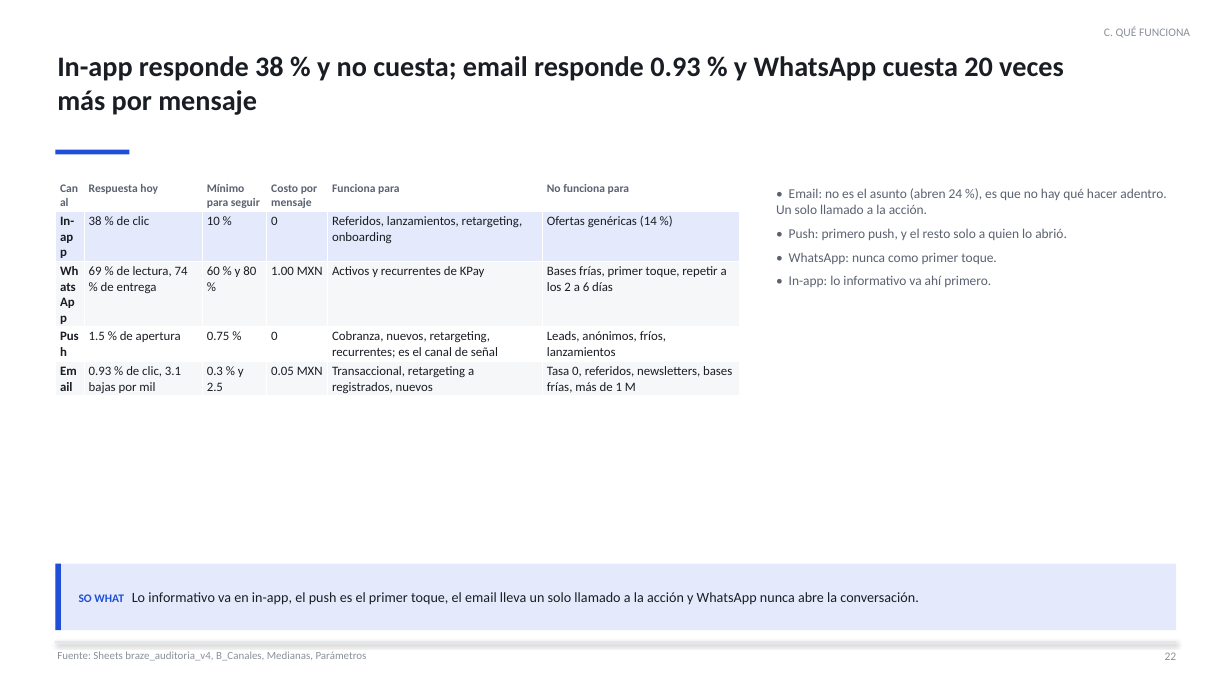
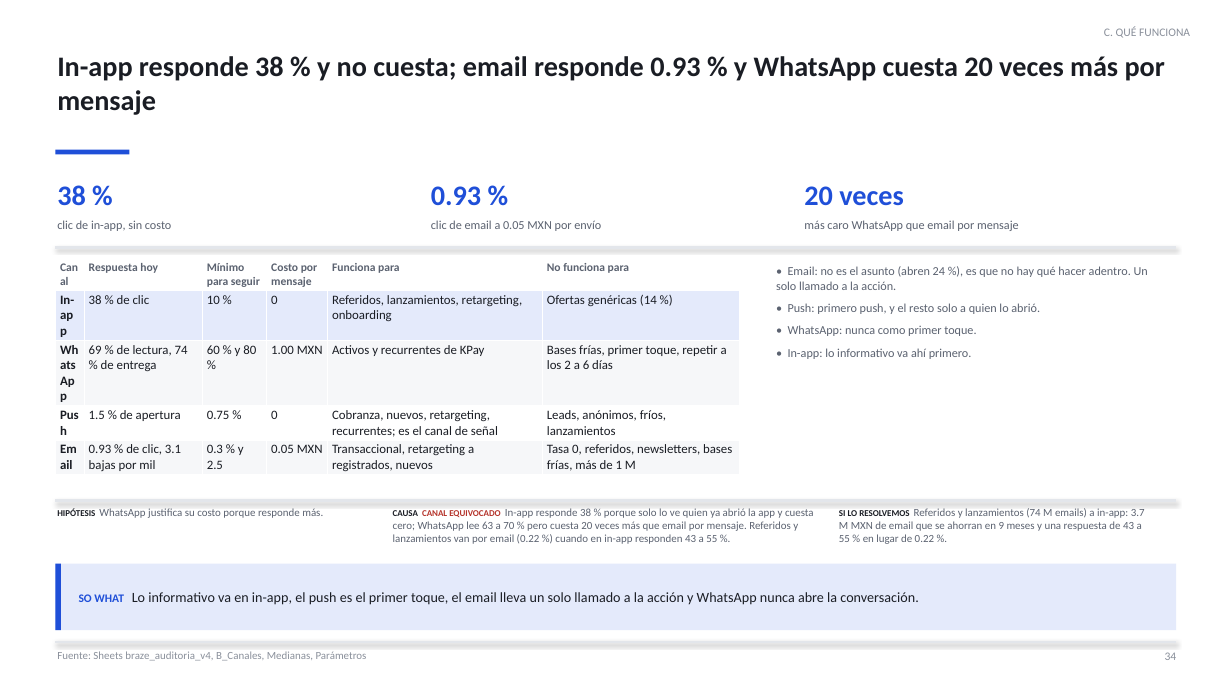
Before and after one commit to dvillasisr-lab/claude, a slide deck: slide 34 of braze-analysis/deck/BRAZE_KUESKI_DECK.pptx (slide 22 before the commit). Drawn at 1232x693 pixels with LibreOffice and Linux fonts; fonts in the diff are those of the drawing. Boxes give left, top, right and bottom in pixels: in the first picture for what was removed or moved away, otherwise in the second. Text is boxed around its words. In the diff, an @@ line names an element or a change of style, - is before the commit and + after.

```diff
--- a/braze-analysis/deck/BRAZE_KUESKI_DECK.pptx
+++ b/braze-analysis/deck/BRAZE_KUESKI_DECK.pptx
@@ text "In-app responde 38 % y ..." rewrapped from (57,56,1064,115) to (57,56,1165,115) @@
@@ text added at (57,185,86,206), 22 pt, text #1F4FD8, bold @@
+38 %
@@ text added at (431,186,481,205), 22 pt, text #1F4FD8, bold @@
+0.93 %
@@ text added at (804,186,903,205), 22 pt, text #1F4FD8, bold @@
+20 veces
@@ text added at (57,220,171,231), 9.5 pt, text #5B6270 @@
+clic de in-app, sin costo
@@ text added at (431,220,601,231), 9.5 pt, text #5B6270 @@
+clic de email a 0.05 MXN por envío
@@ text added at (804,220,1019,231), 9.5 pt, text #5B6270 @@
+más caro WhatsApp que email por mensaje
@@ table: place and size @@
-table at (55,180,739,397)
+table at (55,259,739,475)
@@ line added from (55, 248) to (1177, 248), #E3E6EB 2 pt @@
@@ text "• Email: no es el ...": place and size @@
-text "• Email: no es el ..." at (776,188,1166,287)
+text "• Email: no es el ..." at (776,266,1148,359)
@@ text "• Email: no es el ..." at (776,266,1148,359): size 10.5 to 9.5 pt @@
@@ line added from (55, 501) to (1177, 501), #E3E6EB 2 pt @@
@@ text added at (57,508,323,518), 8.5 pt, text #5B6270 @@
+HIPÓTESIS WhatsApp justifica su costo porque responde más.
@@ text added at (393,508,814,544), 8.5 pt, text #5B6270 @@
+CAUSA CANAL EQUIVOCADO In-app responde 38 % porque solo lo ve quien ya abrió la app y cuesta cero; WhatsApp lee 63 a 70 % pero cuesta 20 veces más que email por mensaje. Referidos y lanzamientos van por email (0.22 %) cuando en in-app responden 43 a 55 %.
@@ text added at (839,508,1145,544), 8.5 pt, text #5B6270 @@
+SI LO RESOLVEMOS Referidos y lanzamientos (74 M emails) a in-app: 3.7 M MXN de email que se ahorran en 9 meses y una respuesta de 43 a 55 % en lugar de 0.22 %.
@@ text at (1165,652,1177,660): text changed @@
-22
+34
```
Also in this commit, not shown: 44 other slides changed, 20 slides added, 1 slide removed, 22 other files.
